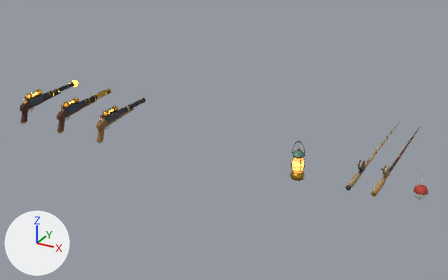
One commit to the glTF model public/assets/models/viewmodels.glb: the scene before it, then after it.
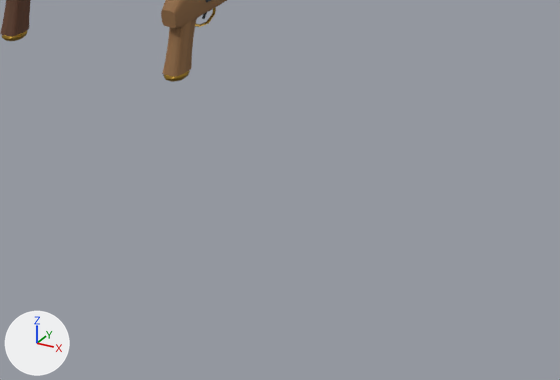
Each version appears first whole from a camera (50 mm lens) standing at (2.697, -4.356, 2.245) and looking at (0.148, 0.279, -0.072), and next in a close-up on the part from 13% to 43% of the width and 44% to 77% of the height. Every picture has the same lights, and +X, +Y and +Z are marked at lower left. The last two pictures show the newer version.

Names of what the first close-up shows: 'VM_boltcaster_mk1', 'VM_boltcaster_mk2'.
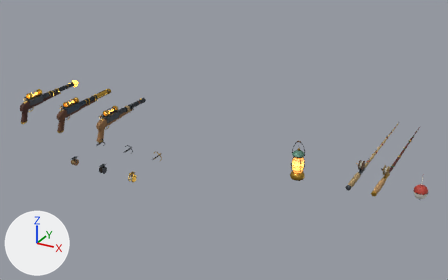
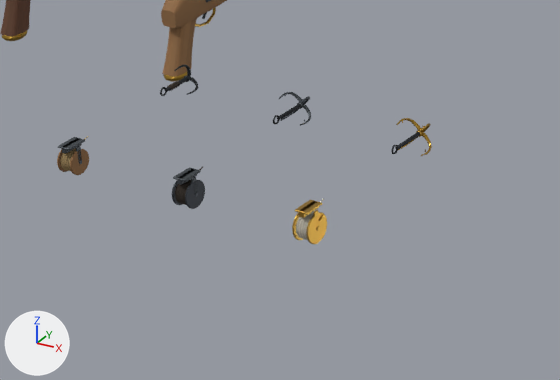
The change in detail:
Mesh me_vm_reel_rope is new.
It has 749 vertices, 1424 faces and spans x -0.038..0.021, y -0.028..0.0502, z -0.068..0.0.
Faces by material slot: [524, 212, 688].
It uses material mat_iron.
It uses material mat_wood.
It uses material mat_cloth.
Mesh me_vm_reel_iron is new.
It has 749 vertices, 1424 faces and spans x -0.038..0.021, y -0.03..0.0502, z -0.072..0.0.
Faces by material slot: [708, 688, 28].
It uses material mat_iron.
It uses material mat_cloth.
It uses material mat_wood.
Mesh me_vm_reel_brass is new.
It has 773 vertices, 1468 faces and spans x -0.038..0.022, y -0.032..0.0502, z -0.076..0.0.
Faces by material slot: [752, 688, 28].
It uses material mat_brass.
It uses material mat_cloth.
It uses material mat_wood.
Mesh me_vm_grapnel_rope is new.
It has 497 vertices, 924 faces and spans x -0.0319..0.0319, y -0.0172..0.0844, z -0.0193..0.0368.
Faces by material slot: [504, 420].
It uses material mat_iron.
It uses material mat_cloth.
Mesh me_vm_grapnel_iron is new.
It has 332 vertices, 616 faces and spans x -0.0287..0.0286, y -0.0172..0.0894, z -0.0287..0.031.
It uses material mat_iron.
Mesh me_vm_grapnel_brass is new.
It has 452 vertices, 832 faces and spans x -0.0322..0.0321, y -0.0172..0.0944, z -0.0322..0.0342.
Faces by material slot: [228, 604].
It uses material mat_iron.
It uses material mat_brass.
Object 'VM_reel_rope' (ob_vm_reel_rope) is new; it shows me_vm_reel_rope.
Its location is (-0.7, -0.8, 0.0).
Object 'VM_reel_iron' (ob_vm_reel_iron) is new; it shows me_vm_reel_iron.
Its location is (-0.4, -0.8, 0.0).
Object 'VM_reel_brass' (ob_vm_reel_brass) is new; it shows me_vm_reel_brass.
Its location is (-0.1, -0.8, 0.0).
Object 'VM_grapnel_rope' (ob_vm_grapnel_rope) is new; it shows me_vm_grapnel_rope.
Its location is (-0.7, -0.5, 0.0).
Object 'VM_grapnel_iron' (ob_vm_grapnel_iron) is new; it shows me_vm_grapnel_iron.
Its location is (-0.4, -0.5, 0.0).
Object 'VM_grapnel_brass' (ob_vm_grapnel_brass) is new; it shows me_vm_grapnel_brass.
Its location is (-0.1, -0.5, 0.0).

Boxes [x1, y1, x2, y2] around the edits, measured in the close-ups (560 x 380 px):
'VM_reel_brass', added (orange): after [292, 198, 327, 244]
    faces in mat_brass: [292, 200, 327, 244]
    faces in mat_cloth: [296, 198, 324, 240]
'VM_reel_iron', added: after [172, 166, 205, 209]
    faces in mat_iron: [172, 167, 205, 209]
    faces in mat_cloth: [175, 166, 203, 205]
'VM_reel_rope', added: after [57, 136, 89, 175]
    faces in mat_wood: [57, 149, 89, 175]
    faces in mat_iron: [57, 137, 85, 175]
    faces in mat_cloth: [60, 136, 88, 171]
'VM_grapnel_brass', added: after [391, 118, 432, 156]
    faces in mat_brass: [396, 118, 432, 156]
    faces in mat_iron: [391, 131, 421, 154]
'VM_grapnel_iron', added: after [273, 92, 311, 126]
'VM_grapnel_rope', added: after [160, 65, 198, 96]
    faces in mat_iron: [160, 65, 198, 96]
